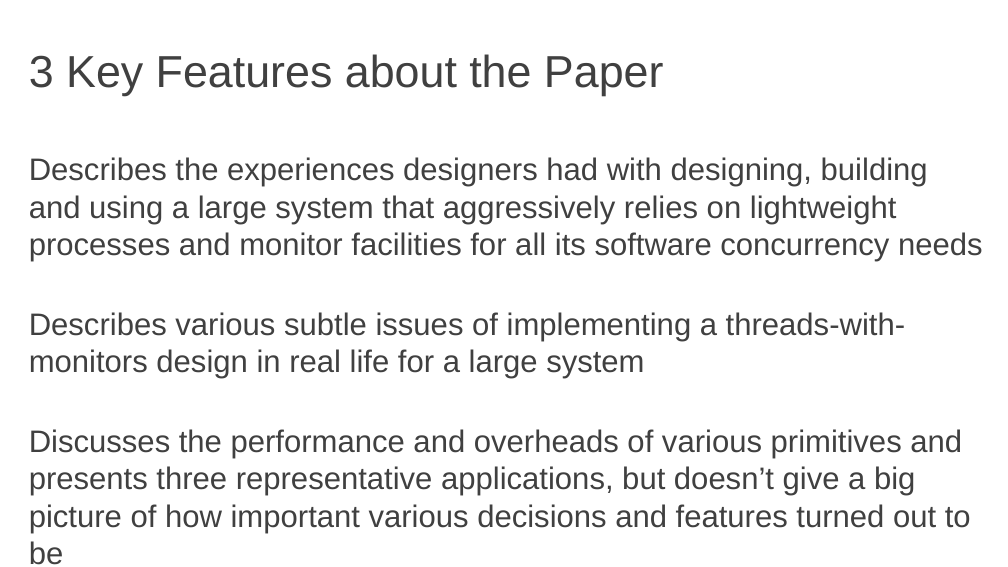
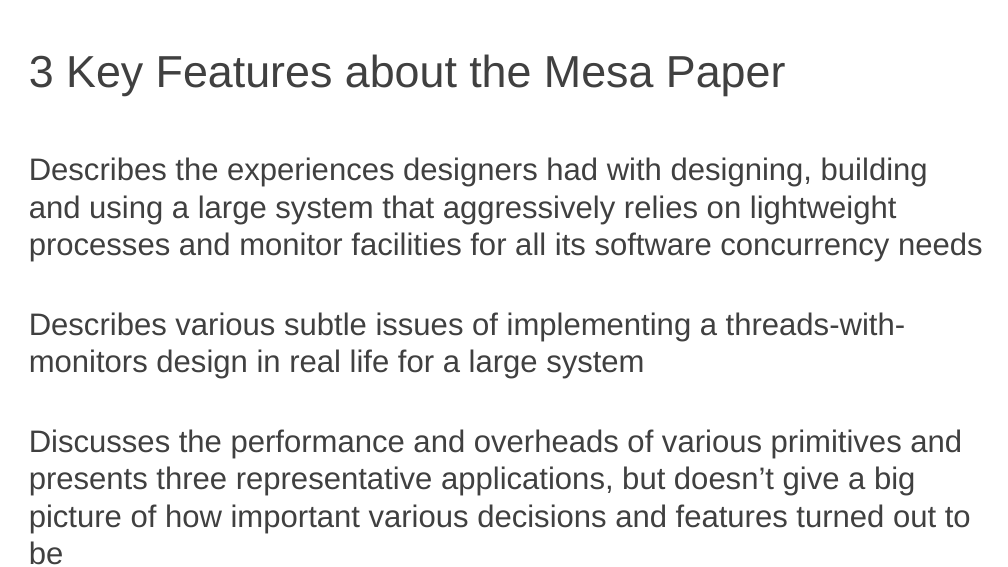
Before and after one commit to amplab/cs262a-fall2016, a slide deck: slide 99 of notes/06-Mesa.pptx. Drawn at 1008x567 pixels with LibreOffice and Linux fonts; fonts in the diff are those of the drawing. Boxes give left, top, right and bottom in pixels: in the first picture for what was removed or moved away, otherwise in the second. Text is boxed around its words. In the diff, an @@ line names an element or a change of style, - is before the commit and + after.

```diff
--- a/notes/06-Mesa.pptx
+++ b/notes/06-Mesa.pptx
@@ title at [29, 54, 786, 96]: text changed @@
-3 Key Features about the Paper
+3 Key Features about the Mesa Paper
```
Also in this commit, not shown: 1 other slide changed, 5 other files.
